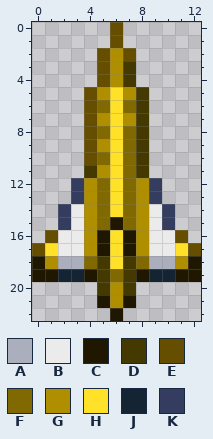
Two versions of one pixel-art sprite, Assets/Assets/Plane5.png. Above is the file before it was changed.
The file is 13x23 pixels.
Palette (. is transparent): A #aaaebd  B #ebebeb  C #1f1700  D #443900  E #664e00  F #806900  G #af8f00  H #ffe129  J #152432  K #343d60
Once edited:
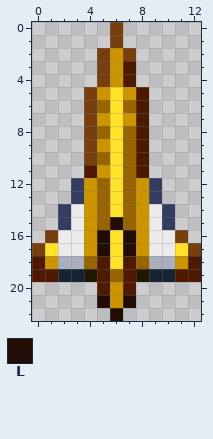
Colours new in this view: L #220d04
Log entry: Updated Plane Skin Assets Made some colors more vibrant.
What changed:
Colour D changes from #443900 to #4f1800.
Colour E changes from #664e00 to #783f0e.
Colour F changes from #806900 to #996300.
Colour G changes from #af8f00 to #cc9500.
The author changed colour C to colour D in row 18 at x 0 and 12; in row 19 at x 0 to 1 and 11 to 12.
The author changed colour C to colour L in row 15 at x 6; in rows 16 to 17 at x 5 and 7; in row 21 at x 5 and 7; in row 22 at x 6.
